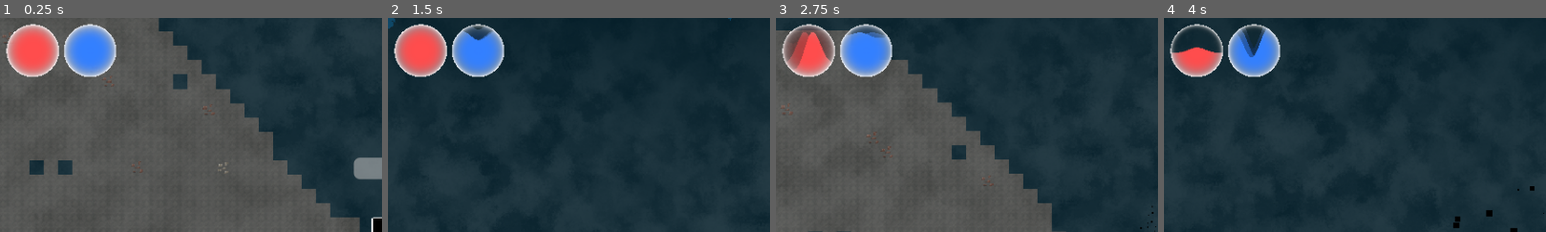
Above: before the commit, frames 1-4 (left to right).
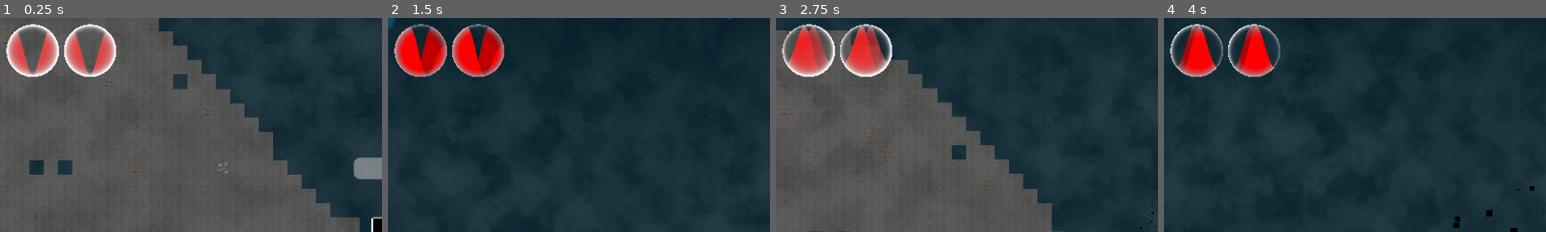
Above: after the commit, the same moments.

Repository: terriblepanic/first-game
Game: Godot game, scene res://scenes/Main.tscn
Same seed, same stepped clock (60 frames per second), same inputs: the game is played once before the commit and once after it.
Inputs (mouse positions are % of the whole screen's width and height, from its top left):
- Up to frame 1 (0.25 s): no input
- Up to frame 2 (1.5 s): tap Enter (ui_accept) at 0.5 s; move the mouse to (72, 45) at 0.52 s; hold D (move_right) from 0.53 s (still down); click (72, 45) at 0.6 s; tap Space (jump) at 0.77 s; move the mouse to (30, 55) at 1.27 s; right-click (30, 55) at 1.35 s
- Up to frame 3 (2.75 s): tap Space (jump) at 1.52 s; move the mouse to (60, 28) at 2.02 s; release D (move_right) at 2.03 s; hold A (move_left) from 2.03 s (still down); tap L at 2.1 s
- Up to frame 4 (4 s): move the mouse to (45, 70) at 2.77 s; release A (move_left) at 2.78 s; hold D (move_right) from 2.78 s (still down); tap E at 2.85 s; tap Space (jump) at 3.02, 3.77 s; move the mouse to (80, 65) at 3.52 s; click (80, 65) at 3.6 s
The pictures show only the part of the screen within x 0-50%, y 0-50%; the shares and areas given below are measured in that part.

The runs differ from the first frame. In frame 1, 4.3% of the frame differs, in the area x 1-31%, y 3-28%; in frame 2, 5.4%, in the area x 1-31%, y 2-28%; in frame 3, 4.5%; in frame 4, 4.5%.
Error after the commit: Parse Error: Could not preload resource script "res://scripts/OrbUIController.gd". (res://scripts/hud.gd:3)

Commit message:
Fix orb hit effect to update immediately

Diff:
--- a/scripts/OrbUIController.gd
+++ b/scripts/OrbUIController.gd
@@ -19,8 +19,8 @@
 var vibration_ease_type = Tween.EASE_IN_OUT
 
 # Параметры «поглощения» (уменьшения высоты)
-var consume_delay = 1.0
-var consume_timelength = 4.0
+var consume_delay = 0.0
+var consume_timelength = 0.0
 var consume_timelength_fordeath = 1.0
 var consume_trans_type = Tween.TRANS_SPRING
 var consume_ease_type = Tween.EASE_IN_OUT
@@ -88,13 +88,10 @@
 
 # Обработка «удара» (изменение текущей/предыдущей высоты и запуск эффектов)
 func GetHit(P: float, oP: float, MAXP: float):
-	# Вычисляем новую нормализованную высоту
-	H = max(P / MAXP, 0.0)
-
-	# Обновляем предыдущую высоту, если P выросло
-	if P - oP > 0:
-		oH = max(oP / MAXP, 0.0)
-		target_material.set_shader_parameter('oheight', oH)
+        # Вычисляем новую нормализованную высоту
+        H = max(P / MAXP, 0.0)
+        oH = H
+        target_material.set_shader_parameter('oheight', oH)
 
 	# Если шар «умер»
 	if H <= 0.0:
@@ -123,23 +120,10 @@
 		vibration_tween = newtween()
 		vibration_tween.tween_method(get_hit_vbm, 0.0, vibration_effect_timelength, vibration_effect_timelength).set_trans(vibration_trans_type).set_ease(vibration_ease_type)
 
-	# Создаем/перезапускаем твины «поглощения»
-	if H <= 0.0:
-		if consume_tween:
-			consume_tween.kill()
-			consume_tween = newtween()
-			consume_tween.tween_method(get_hit_oHconsume, oH, H, 1).set_trans(consume_trans_type)
-		else:
-			consume_tween = newtween()
-			consume_tween.tween_method(get_hit_oHconsume, oH, H, 1).set_trans(consume_trans_type)
-	else:
-		if consume_tween:
-			consume_tween.kill()
-			consume_tween = newtween()
-			consume_tween.tween_method(get_hit_oHconsume, oH + consume_delay, H, consume_timelength + consume_delay).set_trans(consume_trans_type).set_ease(consume_ease_type)
-		else:
-			consume_tween = newtween()
-			consume_tween.tween_method(get_hit_oHconsume, oH + consume_delay, H, consume_timelength + consume_delay).set_trans(consume_trans_type).set_ease(consume_ease_type)
+        # Убираем твин «поглощения», если он активен
+        if consume_tween:
+                consume_tween.kill()
+                consume_tween = null
 
 
 # Эффект ускорения: наклон плоскости «вверх»
@@ -197,12 +181,6 @@
 	if i >= vibration_effect_timelength - 0.0001: target_material.set_shader_parameter('vibration_effect', false)
 
 
-# Callback для плавного уменьшения предыдущей высоты (эффект «поглощения»)
-func get_hit_oHconsume(i: float):
-	if i < oH:
-		target_material.set_shader_parameter('oheight', i)
-		oH = i
-	if i <= H - 0.0001: oH = H
 
 
 # Плавное обновление значения без вибрации, для регенерации
